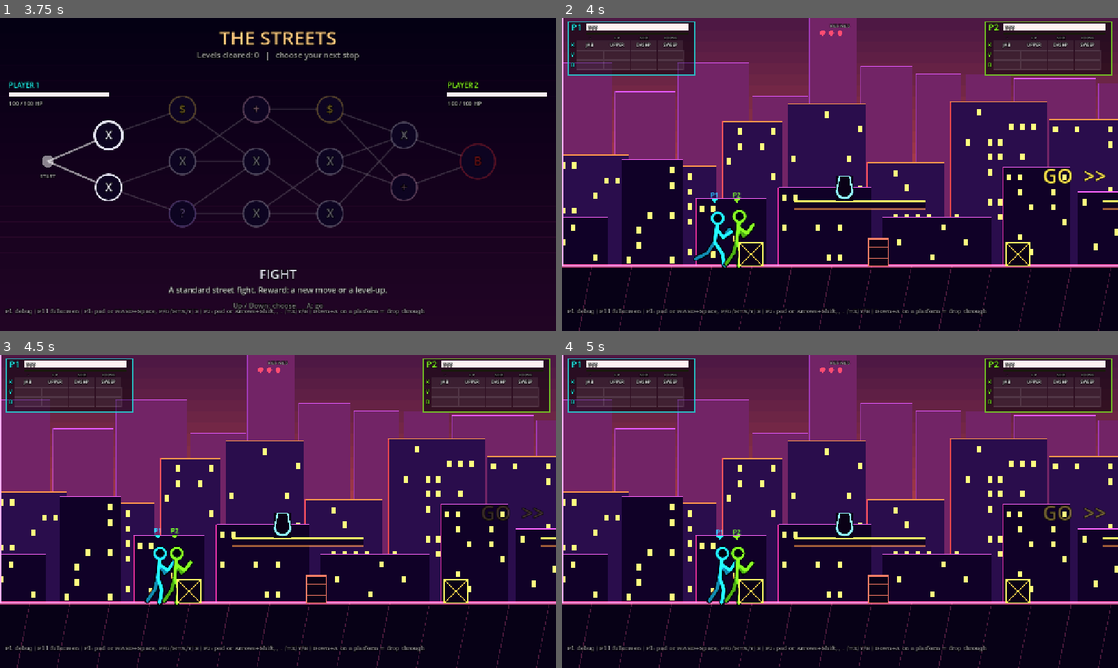
Above: before the commit, frames 1-4 (two rows, left to right).
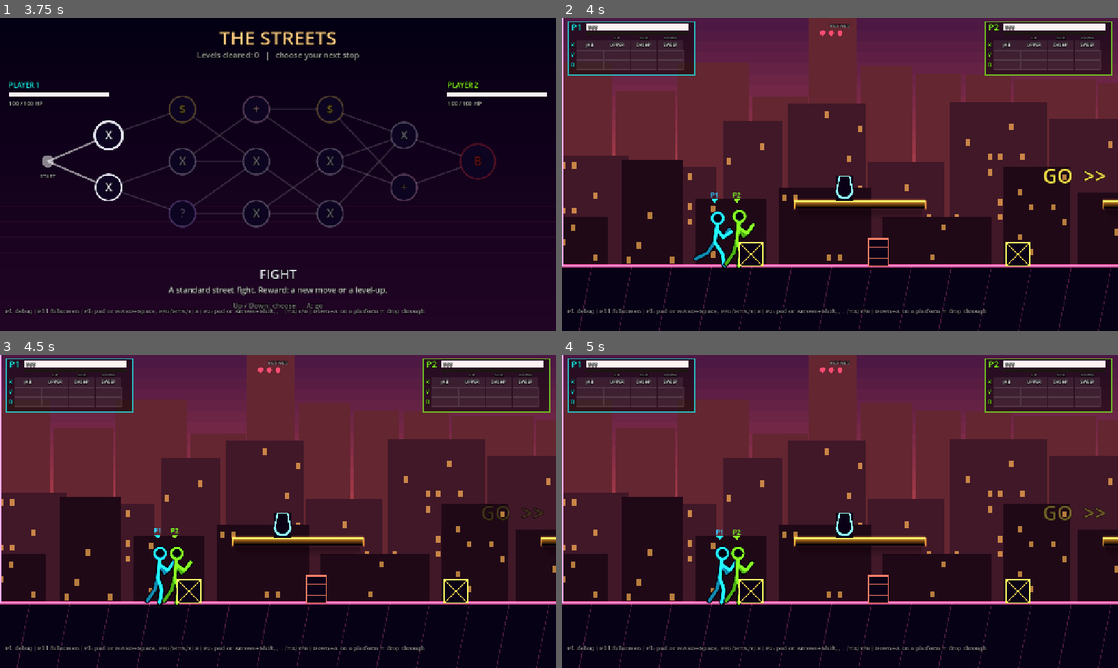
Above: after the commit, the same moments.

Repository: LaMaSi/Multiplayer-fighting-roguelike
Game: Godot game, scene res://scenes/main_menu.tscn
Same seed, same stepped clock (60 frames per second), same inputs: the game is played once before the commit and once after it.
Inputs (mouse positions are in pixels of both pictures, inside the frame that each line leads up to):
- Up to frame 1 (3.75 s): tap Enter at 0.5 s; move the mouse to (400, 158) at 0.52 s; hold D 0.53-1.25 s; tap F at 0.6 s; click (400, 158) at 0.67 s; tap Space at 0.77 s; drag from (166, 190) to (250, 237) at 1.27 s; move the mouse to (333, 105) at 2.02 s; hold A 2.03-2.75 s; tap H at 2.1 s; drag from (250, 237) to (111, 127) at 2.77 s; move the mouse to (444, 221) at 3.52 s; hold D from 3.53 s (still down); tap V at 3.6 s
- Up to frame 2 (4 s): keep holding D; tap Space at 3.77 s
- Up to frame 3 (4.5 s): release D at 4.25 s; drag from (111, 464) to (194, 433) at 4.27 s
- Up to frame 4 (5 s): no input

Frame 1 is identical in both runs. In frame 2, 41% of the frame differs, in the area x 0-100%, y 0-80%; in frame 3, 41%; in frame 4, 41%.

Commit message:
Background style variants (silhouette/fog/dim) and solid platform look, plus variant screenshot test
Co-Authored-By: Claude Sonnet 5.5 <noreply@anthropic.com>
Claude-Session: https://claude.ai/code/session_01C2WewpGAAP2KUyYkL7WJHM

Diff:
--- a/scripts/levels/backdrop.gd
+++ b/scripts/levels/backdrop.gd
@@ -2,6 +2,18 @@
 extends Node2D
 ## Procedural parallax skyline: a few layers of silhouette buildings with lit windows.
 ## Each layer drifts at a fraction of the camera speed. theme: sky_top, sky_bottom, bld (colors).
+
+## Visual style variants for the background (0 = the original look, kept for comparison).
+##   fog: how far the fill is pulled toward the haze colour (per layer, far layers get more)
+##   desat: 0..1 pull toward grey, dim: brightness multiplier, edge: roof-line alpha (0 = pure silhouette)
+##   win: window alpha, dens: window density multiplier
+static var variant := 1
+const STYLES := [
+	{"fog": 0.0, "desat": 0.0, "dim": 1.0, "edge": 1.0, "win": 1.0, "dens": 1.0},
+	{"fog": 0.55, "desat": 0.35, "dim": 0.75, "edge": 0.0, "win": 0.35, "dens": 0.6},
+	{"fog": 0.7, "desat": 0.6, "dim": 0.6, "edge": 0.0, "win": 0.18, "dens": 0.35},
+	{"fog": 0.35, "desat": 0.25, "dim": 0.45, "edge": 0.12, "win": 0.5, "dens": 0.5},
+]
 
 class SkyLayer extends Node2D:
 	var factor := 0.5
@@ -11,6 +23,8 @@
 	var win := Color(1.6, 1.0, 0.4)
 	var ground_y := 600.0
 	var windows := true
+	var edge_a := 1.0
+	var dens := 0.22
 
 	func _draw() -> void:
 		var rng := RandomNumberGenerator.new()
@@ -18,14 +32,15 @@
 		for b in blds:
 			var r := Rect2(b[0], ground_y - b[2], b[1], b[2] + 200.0)
 			draw_rect(r, fill)
-			draw_line(r.position, Vector2(r.end.x, r.position.y), edge, 2.0)
-			draw_line(r.position, Vector2(r.position.x, ground_y), Color(edge.r, edge.g, edge.b, 0.4), 1.5)
+			if edge_a > 0.0:
+				draw_line(r.position, Vector2(r.end.x, r.position.y), Color(edge.r, edge.g, edge.b, edge_a), 2.0)
+				draw_line(r.position, Vector2(r.position.x, ground_y), Color(edge.r, edge.g, edge.b, 0.4 * edge_a), 1.5)
 			if windows:
 				var cols := int(b[1] / 22.0)
 				var rows := int(b[2] / 30.0)
 				for cx in cols:
 					for cy in rows:
-						if rng.randf() < 0.22:
+						if rng.randf() < dens:
 							draw_rect(Rect2(r.position.x + 8 + cx * 22.0, r.position.y + 14 + cy * 30.0, 9, 13), win)
 
 
@@ -41,12 +56,22 @@
 		{"f": 0.5, "hmin": 180.0, "hmax": 400.0, "wmin": 100.0, "wmax": 200.0, "fill": theme["bld_mid"], "edge": theme["edge_mid"], "win": true, "gap": 16.0},
 		{"f": 0.78, "hmin": 90.0, "hmax": 250.0, "wmin": 120.0, "wmax": 240.0, "fill": theme["bld_near"], "edge": theme["edge_near"], "win": true, "gap": 30.0},
 	]
+	var st: Dictionary = STYLES[clampi(variant, 0, STYLES.size() - 1)]
+	var haze: Color = (theme["sky_bottom"] as Color).darkened(0.35)
 	for s in specs:
 		var l := SkyLayer.new()
 		l.factor = s["f"]
-		l.fill = s["fill"]
+		var fill: Color = s["fill"]
+		var far_t: float = 1.0 - (float(s["f"]) - 0.25) / 0.53  # 1 = farthest, 0 = nearest
+		var grey := Color(fill.get_luminance(), fill.get_luminance(), fill.get_luminance())
+		fill = fill.lerp(grey, st["desat"]).lerp(haze, float(st["fog"]) * (0.35 + 0.65 * far_t))
+		fill = Color(fill.r * st["dim"], fill.g * st["dim"], fill.b * st["dim"], 1.0)
+		l.fill = fill
 		l.edge = s["edge"]
-		l.win = theme["window"]
+		l.edge_a = st["edge"]
+		l.dens = 0.22 * float(st["dens"])
+		var wc: Color = theme["window"]
+		l.win = Color(wc.r, wc.g, wc.b, float(st["win"]))
 		l.windows = s["win"]
 		l.ground_y = ground_y
 		l.z_index = -50
--- a/scripts/levels/level_base.gd
+++ b/scripts/levels/level_base.gd
@@ -356,6 +356,17 @@
 		c.draw_string(ThemeDB.fallback_font, door.position + Vector2(0, -12), "EXIT", HORIZONTAL_ALIGNMENT_CENTER, door.size.x, 26, Color(2.0, 1.7, 0.5))
 	var np: Color = theme["neon_plat"]
 	for r: Rect2 in platforms:
-		c.draw_rect(r, Color(0.08, 0.03, 0.14))
-		c.draw_line(r.position, Vector2(r.end.x, r.position.y), np, 3.5, true)
-		c.draw_line(Vector2(r.position.x, r.end.y), r.end, Color(np.r, np.g, np.b, 0.3), 2.0, true)
+		if Backdrop.variant == 0:
+			c.draw_rect(r, Color(0.08, 0.03, 0.14))
+			c.draw_line(r.position, Vector2(r.end.x, r.position.y), np, 3.5, true)
+			c.draw_line(Vector2(r.position.x, r.end.y), r.end, Color(np.r, np.g, np.b, 0.3), 2.0, true)
+			continue
+		# readable "solid": soft shadow below, a lit slab body, a bright top edge and a dark underside
+		for i in 3:
+			c.draw_rect(Rect2(r.position.x + 6 + i * 3, r.end.y + 2 + i * 6, r.size.x - 12 - i * 6, 6), Color(0, 0, 0, 0.22 - i * 0.06))
+		c.draw_rect(r, Color(np.r * 0.16, np.g * 0.16, np.b * 0.16, 1.0))
+		c.draw_rect(Rect2(r.position.x, r.position.y, r.size.x, r.size.y * 0.45), Color(np.r * 0.3, np.g * 0.3, np.b * 0.3, 1.0))
+		c.draw_rect(Rect2(r.position.x, r.end.y - 4.0, r.size.x, 4.0), Color(0.02, 0.01, 0.04, 0.9))
+		c.draw_line(r.position, Vector2(r.end.x, r.position.y), np, 4.0, true)
+		c.draw_line(Vector2(r.position.x, r.position.y), Vector2(r.position.x, r.end.y), Color(np.r, np.g, np.b, 0.55), 2.0, true)
+		c.draw_line(Vector2(r.end.x, r.position.y), r.end, Color(np.r, np.g, np.b, 0.55), 2.0, true)
--- /dev/null
+++ b/tests/shot_bg.gd
@@ -0,0 +1,27 @@
+extends Node
+## Renders the same spot of a level once per background style variant.
+##   godot --path . res://tests/shot_bg.tscn -- <level_scene> <out_dir>
+
+
+func frames(n: int) -> void:
+	for i in n:
+		await get_tree().process_frame
+
+
+func _ready() -> void:
+	var args := OS.get_cmdline_user_args()
+	for v in Backdrop.STYLES.size():
+		Backdrop.variant = v
+		var level: LevelBase = load(String(args[0])).instantiate()
+		add_child(level)
+		await frames(10)
+		var f1: Fighter = level.fighters[0]
+		var f2: Fighter = level.fighters[1]
+		f1.global_position = Vector2(620, 469)
+		f2.global_position = Vector2(700, 469)
+		await frames(60)
+		await RenderingServer.frame_post_draw
+		get_viewport().get_texture().get_image().save_png("%s/bg_v%d.png" % [args[1], v])
+		level.queue_free()
+		await frames(3)
+	get_tree().quit()
--- /dev/null
+++ b/tests/shot_bg.tscn
@@ -0,0 +1,6 @@
+[gd_scene load_steps=2 format=3]
+
+[ext_resource type="Script" path="res://tests/shot_bg.gd" id="1"]
+
+[node name="ShotBg" type="Node"]
+script = ExtResource("1")
